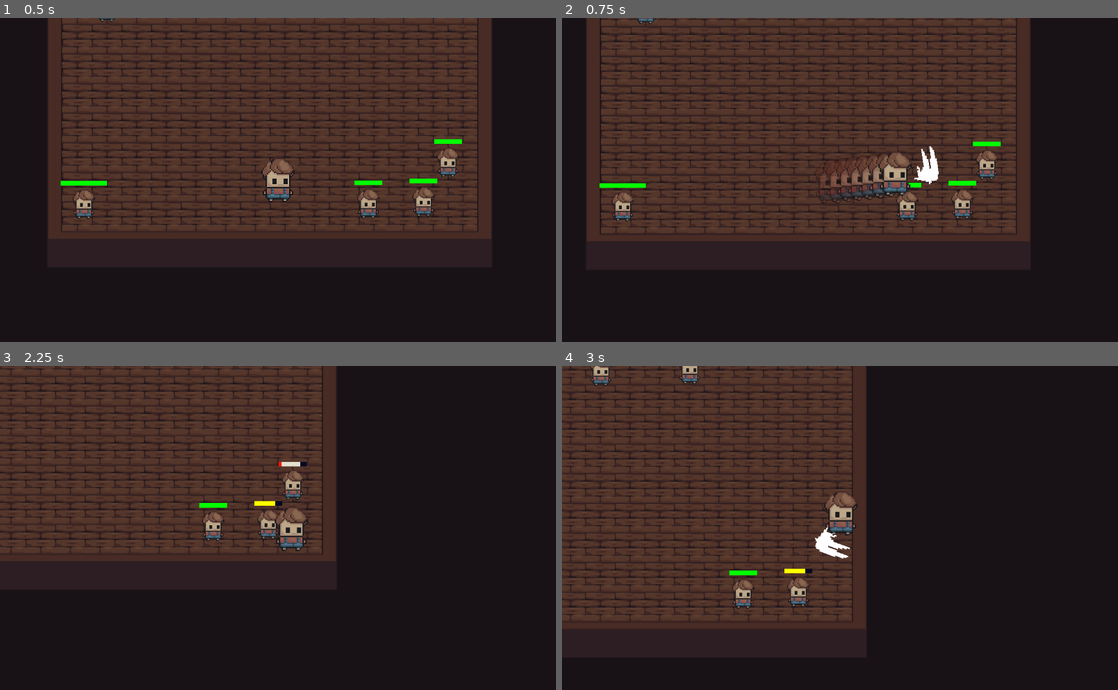
Above: before the commit, frames 1-4 (two rows, left to right).
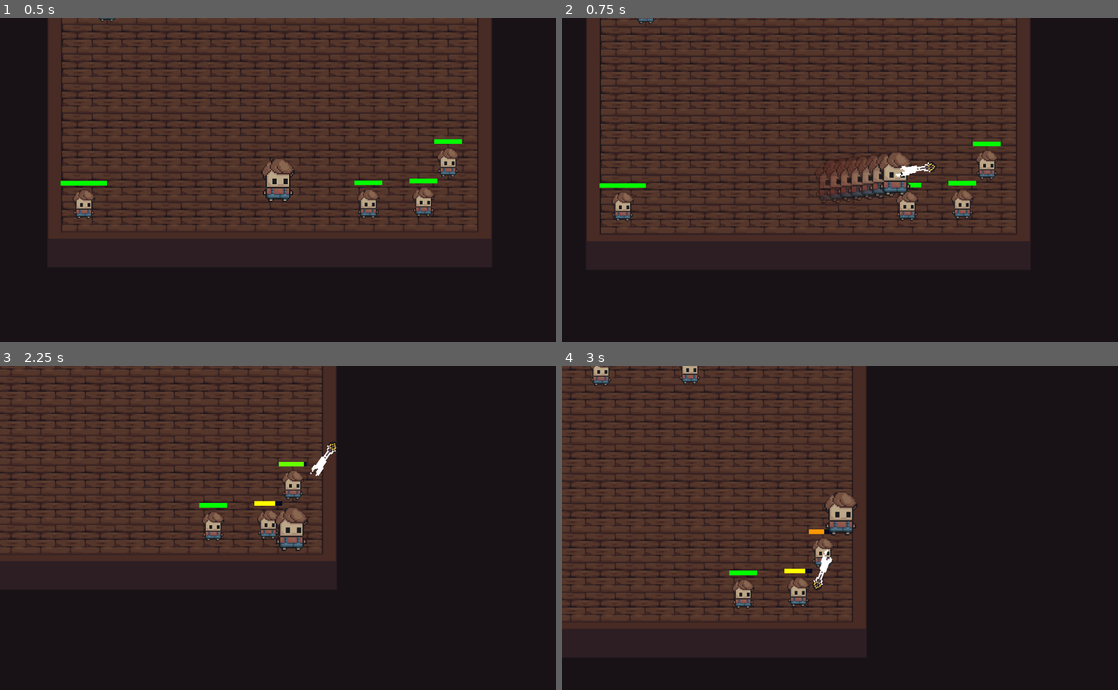
Above: after the commit, the same moments.

Repository: McRamon/Homework
Game: Godot game, scene res://Quests/Map/debug_test_map.tscn
The game is run twice, just before and just after one commit, with the same random seed, the same clock (stepped at 60 frames per second) and the same inputs. This scene is started directly instead of the project's main scene.
Inputs (mouse positions are in pixels of both pictures, inside the frame that each line leads up to):
- Up to frame 1 (0.5 s): no input
- Up to frame 2 (0.75 s): move the mouse to (962, 163) at 0.52 s; hold D (move_right) from 0.53 s (still down); tap Space (ability) at 0.6 s; click (962, 163) at 0.67 s
- Up to frame 3 (2.25 s): move the mouse to (166, 544) at 1.27 s; release D (move_right) at 1.28 s; hold S (move_down) 1.28-2.03 s; tap Space (ability) at 1.35 s; move the mouse to (333, 456) at 2.02 s; hold D (move_right) from 2.03 s (still down); click (333, 456) at 2.1 s
- Up to frame 4 (3 s): tap Space (ability) at 2.3 s; move the mouse to (812, 592) at 2.77 s; release D (move_right) at 2.78 s; hold W (move_up) from 2.78 s (still down); right-click (812, 592) at 2.85 s; click (812, 592) at 2.92 s

Frame 1 is identical in both runs. In frame 2, 0.4% of the frame differs, in the area x 60-68%, y 39-52%; in frame 3, 0.2%; in frame 4, 0.6%, in the area x 44-52%, y 49-70%.

Commit message:
update3

Diff:
--- a/Quests/Code/Mobs/Actions/Effects/Weapons/bow_arrow_basic.tscn
+++ b/Quests/Code/Mobs/Actions/Effects/Weapons/bow_arrow_basic.tscn
@@ -1,7 +1,9 @@
-[gd_scene load_steps=7 format=3 uid="uid://csaaeh3jfar3t"]
+[gd_scene load_steps=9 format=3 uid="uid://csaaeh3jfar3t"]
 
 [ext_resource type="Texture2D" uid="uid://blfbpw38caqvb" path="res://Quests/Assets/test_arrow.png" id="1_asxxe"]
 [ext_resource type="Script" uid="uid://cy1x6adqwsay1" path="res://Quests/Code/Mobs/Actions/Effects/Weapons/ranged_weapon_effect.gd" id="2_e8ge7"]
+[ext_resource type="Script" uid="uid://c14do17onnt64" path="res://Quests/Code/Mobs/Actions/Status Effects/status_effect.gd" id="3_tdmd5"]
+[ext_resource type="Resource" uid="uid://dtkpo5au6g1no" path="res://Quests/Code/Mobs/Actions/Status Effects/poison.tres" id="4_usy05"]
 
 [sub_resource type="AtlasTexture" id="AtlasTexture_jb5uq"]
 atlas = ExtResource("1_asxxe")
@@ -40,6 +42,7 @@
 animation = &"projectile"
 offset = Vector2(0, -16)
 script = ExtResource("2_e8ge7")
+status_effect_list = Array[ExtResource("3_tdmd5")]([ExtResource("4_usy05")])
 
 [node name="collision_zone" type="Area2D" parent="."]
 collision_layer = 16
--- /dev/null
+++ b/Quests/Code/Mobs/Actions/Effects/Weapons/melee_weapon_effect.gd
@@ -0,0 +1,36 @@
+extends BaseWeaponEffect
+class_name WeaponEffect
+
+func _ready():
+	super._ready()
+	animation_finished.connect(queue_free)
+
+func get_animation_name() -> String:
+	return "swing"
+
+func get_area_name() -> String:
+	return "attack_zone"
+
+
+#extends AnimatedSprite2D
+#class_name WeaponEffect
+#
+#@export var damage: int = 10
+#var user: CharacterBody2D
+#var hit_targets = []
+#
+#func _ready():
+	#play("swing")
+	#animation_finished.connect(queue_free)
+	#
+	#var area = get_node_or_null("attack_zone")
+	#if area:
+		#area.body_entered.connect(_on_body_entered)
+#
+#func _on_body_entered(body: Node2D):
+	#if body == user or body in hit_targets:
+		#return
+	#hit_targets.append(body)
+	#
+	#if body.has_node("HealthComponent") and body.get_node("HealthComponent").has_method("take_damage"):
+		#body.get_node("HealthComponent").take_damage(damage)
--- a/Quests/Code/Mobs/Actions/Effects/Weapons/ranged_weapon_effect.gd
+++ b/Quests/Code/Mobs/Actions/Effects/Weapons/ranged_weapon_effect.gd
@@ -1,21 +1,12 @@
-extends AnimatedSprite2D
+extends BaseWeaponEffect
 class_name RangedWeaponEffect
 
 @export var speed: float = 1000.0
 @export var distance: float = 500.0
-@export var damage: int = 10
-@export var piercing: bool = false
+@export var piercing:= false
 
 var direction: Vector2
 var travelled_distance: float = 0.0
-var user: CharacterBody2D
-var hit_targets = []
-
-func _ready():
-	play("projectile")
-	var area = get_node_or_null("collision_zone")
-	if area:
-		area.body_entered.connect(_on_body_entered)
 
 func _process(delta):
 	var step = speed * delta
@@ -25,12 +16,50 @@
 		queue_free()
 
 func _on_body_entered(body: Node2D):
-	if body == user or body in hit_targets:
-		return
-	hit_targets.append(body)
+	super(body)
+	if !piercing:
+		queue_free()
 
-	if body.has_node("HealthComponent") and body.get_node("HealthComponent").has_method("take_damage"):
-		body.get_node("HealthComponent").take_damage(damage)
+func get_animation_name() -> String:
+	return "projectile"
 
-	if not piercing:
-		queue_free()
+func get_area_name() -> String:
+	return "collision_zone"
+
+
+#extends AnimatedSprite2D
+#class_name RangedWeaponEffect
+#
+#@export var speed: float = 1000.0
+#@export var distance: float = 500.0
+#@export var damage: int = 10
+#@export var piercing: bool = false
+#
+#var direction: Vector2
+#var travelled_distance: float = 0.0
+#var user: CharacterBody2D
+#var hit_targets = []
+#
+#func _ready():
+	#play("projectile")
+	#var area = get_node_or_null("collision_zone")
+	#if area:
+		#area.body_entered.connect(_on_body_entered)
+#
+#func _process(delta):
+	#var step = speed * delta
+	#global_position += direction * step
+	#travelled_distance += step
+	#if travelled_distance >= distance:
+		#queue_free()
+#
+#func _on_body_entered(body: Node2D):
+	#if body == user or body in hit_targets:
+		#return
+	#hit_targets.append(body)
+#
+	#if body.has_node("HealthComponent") and body.get_node("HealthComponent").has_method("take_damage"):
+		#body.get_node("HealthComponent").take_damage(damage)
+#
+	#if not piercing:
+		#queue_free()
--- a/Quests/Code/Mobs/Actions/Effects/Weapons/sword_effect.tscn
+++ b/Quests/Code/Mobs/Actions/Effects/Weapons/sword_effect.tscn
@@ -1,7 +1,7 @@
 [gd_scene load_steps=7 format=3 uid="uid://bqptulpjng63v"]
 
 [ext_resource type="Texture2D" uid="uid://b8fw257qmunsx" path="res://Quests/Assets/sword_test_swing.png" id="1_m27yh"]
-[ext_resource type="Script" uid="uid://cfp5xexrmi0hm" path="res://Quests/Code/Mobs/Actions/Effects/Weapons/weapon_effect.gd" id="2_v8cky"]
+[ext_resource type="Script" uid="uid://cfp5xexrmi0hm" path="res://Quests/Code/Mobs/Actions/Effects/Weapons/melee_weapon_effect.gd" id="2_v8cky"]
 
 [sub_resource type="AtlasTexture" id="AtlasTexture_jb5uq"]
 atlas = ExtResource("1_m27yh")
--- a/Quests/Code/Mobs/Actions/Effects/Weapons/weapon_effect.gd
+++ b/Quests/Code/Mobs/Actions/Effects/Weapons/weapon_effect.gd
@@ -1,15 +1,15 @@
 extends AnimatedSprite2D
-class_name WeaponEffect
+class_name BaseWeaponEffect
 
 @export var damage: int = 10
 var user: CharacterBody2D
-var hit_targets = []
+var hit_targets: Array = []
+
+@export var status_effect_list: Array[StatusEffect] = []
 
 func _ready():
-	play("swing")
-	animation_finished.connect(queue_free)
-
-	var area = get_node_or_null("attack_zone")
+	play(get_animation_name())
+	var area = get_node_or_null(get_area_name())
 	if area:
 		area.body_entered.connect(_on_body_entered)
 
@@ -20,3 +20,14 @@
 
 	if body.has_node("HealthComponent") and body.get_node("HealthComponent").has_method("take_damage"):
 		body.get_node("HealthComponent").take_damage(damage)
+
+	if status_effect_list and body.has_node("HealthComponent") and body.get_node("HealthComponent").has_method("apply_status_effect"):
+		for i in status_effect_list:
+			body.get_node("HealthComponent").apply_status_effect(i)
+
+# --- Virtual Methods for Children ---
+func get_animation_name() -> String:
+	return "default"
+
+func get_area_name() -> String:
+	return "collision_zone"
--- /dev/null
+++ b/Quests/Code/Mobs/Actions/Status Effects/poison.gd
@@ -0,0 +1,29 @@
+extends StatusEffect
+class_name PoisonStatusEffect
+
+@export var tick_damage: int = 2
+@export var tick_interval: float = 1.0  # seconds between damage ticks
+
+var _tick_timer: float = 0.0
+
+func _init():
+	effect_name = "Poison"
+	duration = 5.0  # default 5 seconds
+
+func on_apply(target: Node):
+	print("Poison applied to ", target.name)
+
+func on_update(target: Node, delta: float) -> bool:
+	elapsed_time += delta
+	_tick_timer += delta
+
+	if _tick_timer >= tick_interval:
+		_tick_timer = 0.0
+		if target.has_method("take_damage"):
+			target.take_damage(tick_damage)
+			print("Poison tick on ", target.name)
+
+	return elapsed_time >= duration
+
+func on_expire(target: Node):
+	print("Poison expired on ", target.name)
--- /dev/null
+++ b/Quests/Code/Mobs/Actions/Status Effects/poison.tres
@@ -0,0 +1,12 @@
+[gd_resource type="Resource" script_class="PoisonStatusEffect" load_steps=2 format=3 uid="uid://dtkpo5au6g1no"]
+
+[ext_resource type="Script" uid="uid://d0axlwj3h1cyo" path="res://Quests/Code/Mobs/Actions/Status Effects/poison.gd" id="1_etjjq"]
+
+[resource]
+script = ExtResource("1_etjjq")
+tick_damage = 2
+tick_interval = 1.0
+effect_name = "Basic Posion"
+description = "You better heal this"
+duration = 5.0
+metadata/_custom_type_script = "uid://d0axlwj3h1cyo"
--- /dev/null
+++ b/Quests/Code/Mobs/Actions/Status Effects/status_effect.gd
@@ -0,0 +1,23 @@
+extends Resource
+class_name StatusEffect
+
+@export var effect_name: String = "Unnamed Effect"
+@export var description: String = "This should not appear, fix the bug"
+@export var duration: float = 1.0  # in seconds
+@export var icon: Texture2D
+
+
+var elapsed_time: float = 0.0
+
+func on_apply(target: Node):
+	pass
+
+func on_update(target: Node, delta: float) -> bool:
+	if duration == 0:
+		return false
+	elapsed_time += delta
+	return elapsed_time >= duration
+
+func on_expire(target: Node):
+	if target.has_method("remove_status_effect"):
+		target.remove_status_effect(self)
--- a/Quests/Code/Mobs/Actions/Weapon/Ranged/bow.tres
+++ b/Quests/Code/Mobs/Actions/Weapon/Ranged/bow.tres
@@ -10,5 +10,9 @@
 piercing = false
 weapon_effect = ExtResource("2_01er1")
 damage = 10
-cooldown = 1.0
+pellets = 1
+spread = 0.0
+name = "Wooden Bow"
+description = "Standard bow"
+cooldown = 0.5
 metadata/_custom_type_script = "uid://cxxnbebrab4xk"
--- /dev/null
+++ b/Quests/Code/Mobs/Actions/Weapon/Ranged/bow_multishot.tres
@@ -0,0 +1,18 @@
+[gd_resource type="Resource" script_class="WeaponRanged" load_steps=3 format=3 uid="uid://cg5npwfwfs4ca"]
+
+[ext_resource type="Script" uid="uid://cxxnbebrab4xk" path="res://Quests/Code/Mobs/Actions/Weapon/Ranged/weapon_ranged.gd" id="1_hanc1"]
+[ext_resource type="PackedScene" uid="uid://csaaeh3jfar3t" path="res://Quests/Code/Mobs/Actions/Effects/Weapons/bow_arrow_basic.tscn" id="2_6i30q"]
+
+[resource]
+script = ExtResource("1_hanc1")
+distance = 500.0
+speed = 1000.0
+piercing = false
+weapon_effect = ExtResource("2_6i30q")
+damage = 5
+pellets = 3
+spread = 30.0
+name = "Mastercrafted Bow"
+description = "Elegant bow capable of shooting several arrows at once"
+cooldown = 0.8
+metadata/_custom_type_script = "uid://cxxnbebrab4xk"
--- /dev/null
+++ b/Quests/Code/Mobs/Actions/Weapon/Ranged/poisoned_bow.tres
@@ -0,0 +1,18 @@
+[gd_resource type="Resource" script_class="WeaponRanged" load_steps=3 format=3 uid="uid://cih2rnknuniou"]
+
+[ext_resource type="Script" uid="uid://cxxnbebrab4xk" path="res://Quests/Code/Mobs/Actions/Weapon/Ranged/weapon_ranged.gd" id="1_v15li"]
+[ext_resource type="PackedScene" uid="uid://csaaeh3jfar3t" path="res://Quests/Code/Mobs/Actions/Effects/Weapons/bow_arrow_basic.tscn" id="2_ovkqt"]
+
+[resource]
+script = ExtResource("1_v15li")
+distance = 500.0
+speed = 1000.0
+piercing = true
+weapon_effect = ExtResource("2_ovkqt")
+damage = 2
+pellets = 1
+spread = 0.0
+name = "Poisoned Bow"
+description = "Bow that automatically tips arrows with toxin"
+cooldown = 0.0
+metadata/_custom_type_script = "uid://cxxnbebrab4xk"
--- a/Quests/Code/Mobs/Actions/Weapon/Ranged/weapon_ranged.gd
+++ b/Quests/Code/Mobs/Actions/Weapon/Ranged/weapon_ranged.gd
@@ -7,6 +7,9 @@
 @export var weapon_effect: PackedScene
 @export var damage:= 10
 
+@export var pellets:= 1
+@export var spread:= 0.0
+
 var _direction: Vector2
 var _travelled_distance: float = 0.0
 
@@ -15,49 +18,22 @@
 	if not super(mob, direction):
 		return
 
-	var projectile = weapon_effect.instantiate() as AnimatedSprite2D
-	projectile.rotation = direction.angle() + PI/2
-	projectile.global_position = mob.global_position
-	mob.get_parent().add_child(projectile)
+	var spread_radians = deg_to_rad(spread)
 
-	projectile.user = mob
-	projectile.direction = direction.normalized()
-	projectile.speed = speed
-	projectile.distance = distance
-	projectile.damage = damage
-	projectile.piercing = piercing
+	for i in range(pellets):
+			var angle_offset:= 0.0
+			if pellets > 1:
+				angle_offset = lerp(-spread_radians / 2, spread_radians / 2, float(i) / float(pellets - 1))
+			var pellet_direction = direction.normalized().rotated(angle_offset)
 
-#func activate(mob: CharacterBody2D, direction: Vector2):
-	#if active:
-		#return
-	#active = true
-	#hit_targets.clear()
-	#user = mob
-	#_direction = direction.normalized()
-	#_travelled_distance = 0.0
-	#
-	#effect_unpacked = weapon_effect.instantiate() as AnimatedSprite2D
-	#effect_unpacked.rotation = direction.angle() + PI/2
-	#effect_unpacked.play("projectile")
-	#mob.get_parent().add_child(effect_unpacked)
-	#effect_unpacked.global_position = mob.global_position
-	#
-	#
-	#var area = effect_unpacked.get_node_or_null("attack_zone")
-	#if area:
-		#area.body_entered.connect(_on_body_entered)
-#
-#func update(delta):
-	#if not (effect_unpacked and is_instance_valid(effect_unpacked) and active):
-		#return
-	#var move_step = speed * delta
-	#effect_unpacked.global_position += _direction * move_step
-	#_travelled_distance += move_step
-	#if _travelled_distance >= distance:
-		#_on_attack_finished()
-		#
-#func _on_body_entered(body: Node2D):
-	#super(body)
-	#if !piercing:
-		#_on_attack_finished()
-	#
+			var projectile = weapon_effect.instantiate() as AnimatedSprite2D
+			projectile.rotation = pellet_direction.angle() + PI/2
+			projectile.global_position = mob.global_position
+			mob.get_parent().add_child(projectile)
+
+			projectile.user = mob
+			projectile.direction = pellet_direction.normalized()
+			projectile.speed = speed
+			projectile.distance = distance
+			projectile.damage = damage
+			projectile.piercing = piercing
--- a/Quests/Code/Mobs/Actions/Weapon/mace.tres
+++ b/Quests/Code/Mobs/Actions/Weapon/mace.tres
@@ -7,5 +7,7 @@
 script = ExtResource("1_yrauh")
 damage = 18
 weapon_effect = ExtResource("2_ikwds")
+name = "Mace"
+description = "Standard mace"
 cooldown = 0.8
 metadata/_custom_type_script = "uid://cnm7si338aakj"
--- a/Quests/Code/Mobs/Actions/Weapon/sword.tres
+++ b/Quests/Code/Mobs/Actions/Weapon/sword.tres
@@ -7,5 +7,7 @@
 script = ExtResource("1_r5qoy")
 damage = 2
 weapon_effect = ExtResource("2_nf8xg")
+name = "Sword"
+description = "Standard Sword"
 cooldown = 0.2
 metadata/_custom_type_script = "uid://cnm7si338aakj"
--- a/Quests/Code/Mobs/Actions/action.gd
+++ b/Quests/Code/Mobs/Actions/action.gd
@@ -1,5 +1,8 @@
 extends Resource
 class_name Action
+
+@export var name: String
+@export var description: String
 
 @export var cooldown: float
 var _on_cooldown:= false
--- a/Quests/Code/Mobs/Components/health_component.gd
+++ b/Quests/Code/Mobs/Components/health_component.gd
@@ -7,9 +7,17 @@
 @export var max_health := 100
 var current_health: int
 
+var active_status_effects: Array[StatusEffect] = []
+
 
 func _ready():
 	current_health = max_health
+
+func _process(delta):
+	for i in active_status_effects:
+		if i.on_update(self, delta):
+			i.on_expire(self)
+	active_status_effects = active_status_effects.filter(func(e): return e.elapsed_time < e.duration)
 
 func take_damage(amount: int):
 	var old_health = current_health
@@ -30,3 +38,11 @@
 	var old_health = current_health
 	current_health = min(current_health + amount, max_health)
 	emit_signal("health_changed", old_health, current_health)
+
+func apply_status_effect(status_effect):
+	var new_effect = status_effect.duplicate()
+	active_status_effects.append(new_effect)
+	new_effect.on_apply(self)
+
+func remove_status_effect(status_effect):
+	active_status_effects.erase(status_effect)
--- a/Quests/Code/Mobs/Player/player_character.tscn
+++ b/Quests/Code/Mobs/Player/player_character.tscn
@@ -5,7 +5,7 @@
 [ext_resource type="Script" uid="uid://6lwrprvgdy8l" path="res://Quests/Code/Mobs/Components/player_control_component.gd" id="2_r48du"]
 [ext_resource type="Script" uid="uid://c06tq0vvvnhfm" path="res://Quests/Code/Mobs/Player/player_character.gd" id="2_y84lb"]
 [ext_resource type="Resource" uid="uid://djq7ufg7eunhp" path="res://Quests/Code/Mobs/Actions/Dash/Resources/dash_damage.tres" id="4_6gv03"]
-[ext_resource type="Resource" uid="uid://cbeb4ln5a2btn" path="res://Quests/Code/Mobs/Actions/Weapon/sword.tres" id="5_7m8lo"]
+[ext_resource type="Resource" uid="uid://cih2rnknuniou" path="res://Quests/Code/Mobs/Actions/Weapon/Ranged/poisoned_bow.tres" id="5_7m8lo"]
 
 [node name="player_character" instance=ExtResource("1_0wiex")]
 z_index = 5
--- a/Quests/Map/Spawners/spawner.gd
+++ b/Quests/Map/Spawners/spawner.gd
@@ -12,14 +12,14 @@
 		spawn_random()
 	$spawner_sprite.visible = false
 
-func spawn_random() -> CharacterBody2D:
+func spawn_random() -> Node2D:
 	if spawn_list.is_empty():
 		push_warning("Spawner ", self, " has no entities to spawn!")
 		return null
 
 	var random_index = randi() % spawn_list.size()
 	var scene_to_spawn = spawn_list[random_index]
-	var instance = scene_to_spawn.instantiate() as CharacterBody2D
+	var instance = scene_to_spawn.instantiate() as Node2D
 	print(self, " selected a mob to spawn: ", instance)
 
 	instance.global_position = global_position
@@ -27,5 +27,5 @@
 		instance.rotation = randf_range(0, TAU)
 
 	get_parent().add_child(instance)
-	print("ADDED MOB: ", instance.is_inside_tree())
+	print("SPAWNED: ", instance.is_inside_tree())
 	return instance
--- a/Quests/Map/debug_test_map.tscn
+++ b/Quests/Map/debug_test_map.tscn
@@ -1,10 +1,9 @@
-[gd_scene load_steps=10 format=4 uid="uid://towysidyppj3"]
+[gd_scene load_steps=9 format=4 uid="uid://towysidyppj3"]
 
 [ext_resource type="Texture2D" uid="uid://m268xq57vjgi" path="res://Quests/Assets/tiles_test.png" id="1_bmfjl"]
 [ext_resource type="Script" uid="uid://blu5atnes7o6k" path="res://Quests/level.gd" id="1_krwaf"]
 [ext_resource type="PackedScene" uid="uid://c1ku7n70e0th7" path="res://Quests/Code/Mobs/Player/player_character.tscn" id="3_ek1pq"]
 [ext_resource type="PackedScene" uid="uid://dc1as37eao0xm" path="res://Quests/Code/Camera/level_camera.tscn" id="3_vjnn8"]
-[ext_resource type="Resource" uid="uid://b3bbwat83hma" path="res://Quests/Code/Mobs/Actions/Weapon/mace.tres" id="4_tqpee"]
 [ext_resource type="PackedScene" uid="uid://cenido31aoa2b" path="res://Quests/Code/Mobs/Enemies/enemy_basic.tscn" id="5_1yt3y"]
 [ext_resource type="PackedScene" uid="uid://dm2m757ldchg0" path="res://Quests/Map/Spawners/spawner_standard.tscn" id="6_i82wj"]
 
@@ -64,9 +63,6 @@
 [node name="TEST PLAYER CHARACTER" parent="." instance=ExtResource("3_ek1pq")]
 position = Vector2(210, 273)
 
-[node name="ControlComponent" parent="TEST PLAYER CHARACTER" index="5"]
-attack_main = ExtResource("4_tqpee")
-
 [node name="enemy_basic" parent="." instance=ExtResource("5_1yt3y")]
 position = Vector2(405, 324)
 
Not shown, added: Quests/Code/Mobs/Actions/Effects/Weapons/melee_weapon_effect.gd.uid
Not shown, changed: Quests/Code/Mobs/Actions/Effects/Weapons/weapon_effect.gd.uid
Not shown, added: Quests/Code/Mobs/Actions/Status Effects/poison.gd.uid
Not shown, added: Quests/Code/Mobs/Actions/Status Effects/status_effect.gd.uid
